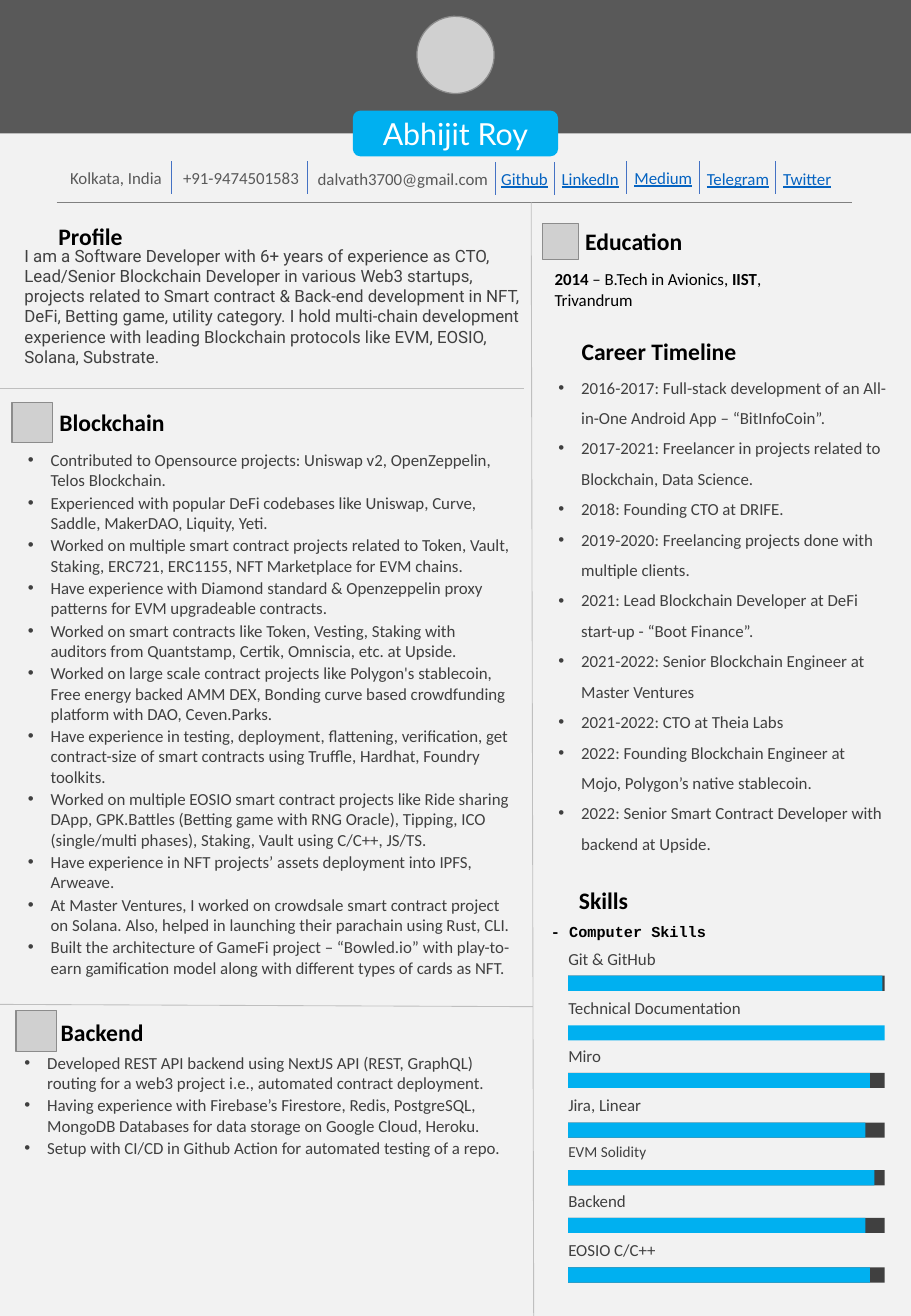
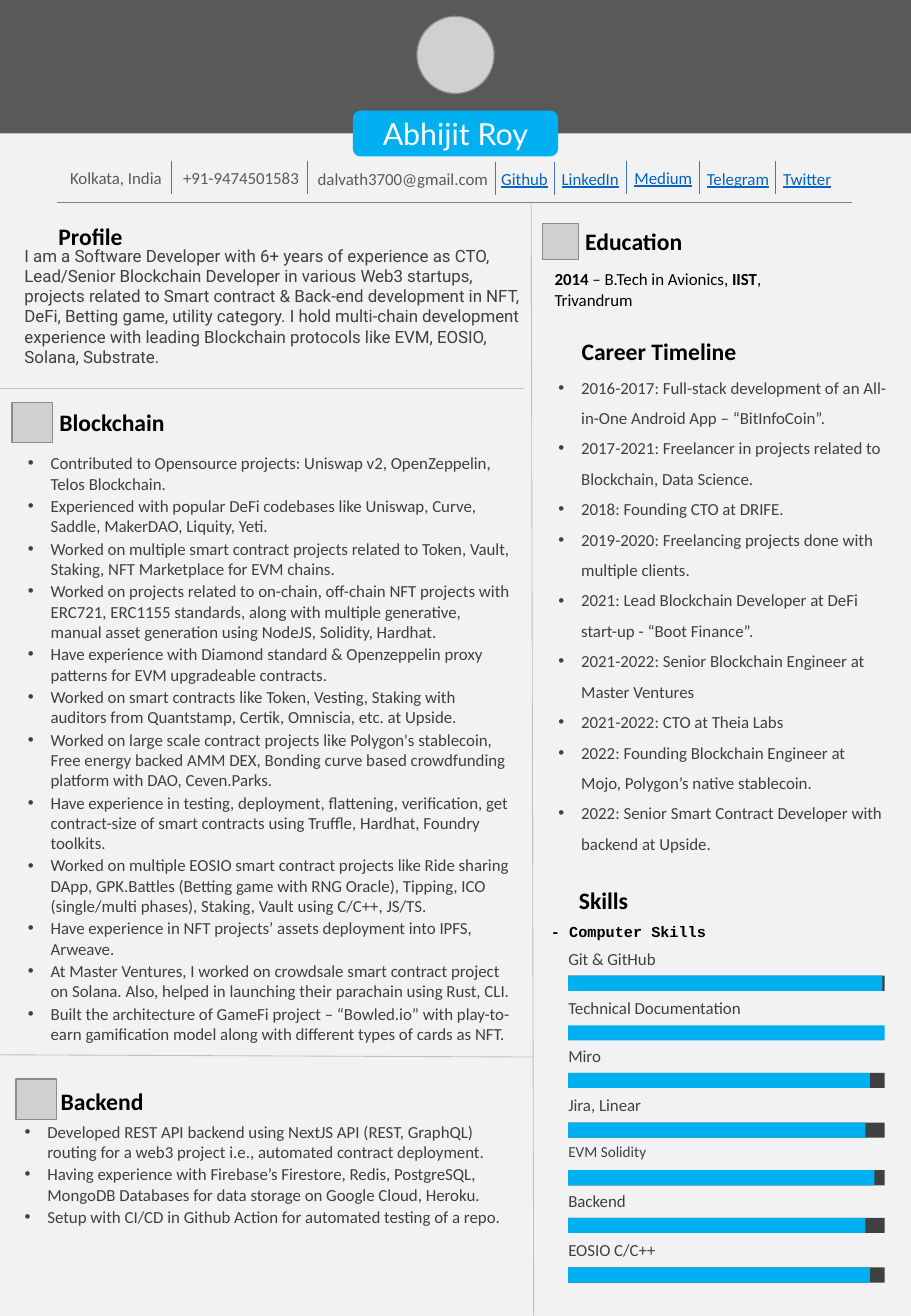
Before and after one commit to abhi3700/my_resume, a slide deck: slide 1 of my_resume.pptx. Drawn at 911x1316 pixels with LibreOffice and Linux fonts; fonts in the diff are those of the drawing; grey boxes stand for pictures; background and template pictures are left out. Boxes give left, top, right and bottom in pixels: in the first picture for what was removed or moved away, otherwise in the second. Text is boxed around its words. In the diff, an @@ line names an element or a change of style, - is before the commit and + after.

```diff
--- a/my_resume.pptx
+++ b/my_resume.pptx
@@ text at <box>51,543,509,641</box>: text changed @@
-• Worked on multiple smart contract projects related to Token, Vault, Staking, ERC721, ERC1155, NFT Marketplace for EVM chains.
+• Worked on multiple smart contract projects related to Token, Vault, Staking, NFT Marketplace for EVM chains.
+• Worked on projects related to on-chain, off-chain NFT projects with ERC721, ERC1155 standards, along with multiple generative, manual asset generation using NodeJS, Solidity, Hardhat.
@@ line moved from (0, 1005) - (533, 1007) to (0, 1054) - (533, 1057) @@
@@ 2 texts, 1 picture: place and size @@
-2 texts, 1 picture at <box>16,1011,500,1157</box>
+2 texts, 1 picture at <box>16,1079,500,1226</box>
```
Also in this commit, not shown: 1 other slide changed, 1 other file.
